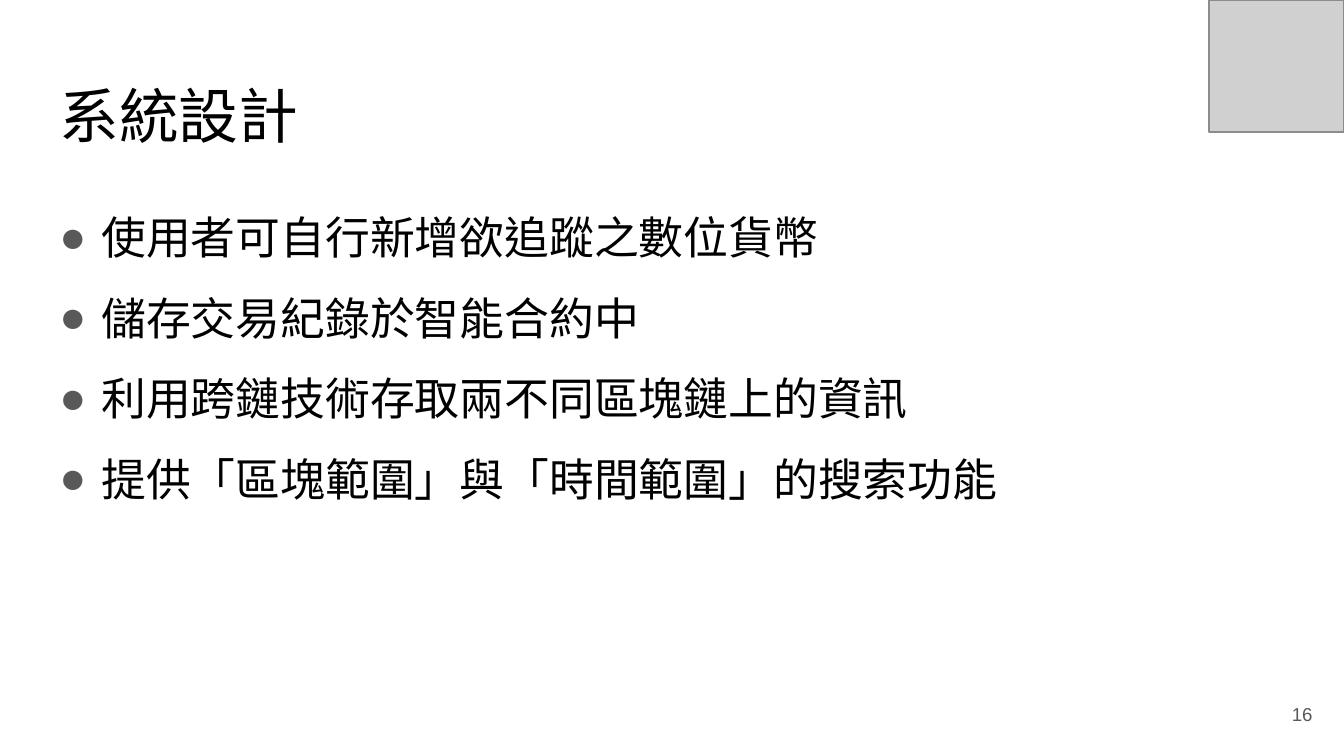
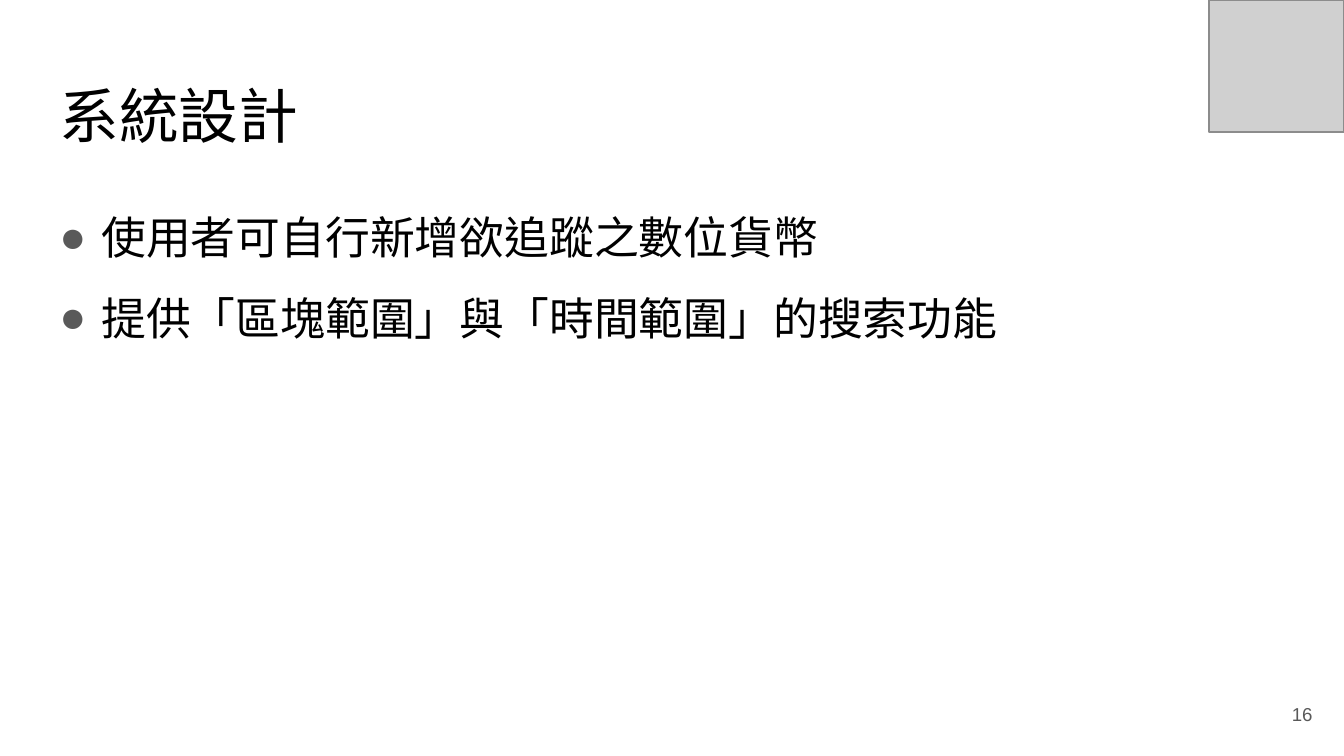
Before and after one commit to RyuChu/A-Decentralized-Digital-Currency-Tracing-Service, a slide deck: slide 16 of Documents/論文簡報_V3.pptx. Drawn at 1344x756 pixels with LibreOffice and Linux fonts; fonts in the diff are those of the drawing; grey boxes stand for pictures. Boxes give left, top, right and bottom in pixels: in the first picture for what was removed or moved away, otherwise in the second. Text is boxed around its words. In the diff, an @@ line names an element or a change of style, - is before the commit and + after.

```diff
--- a/Documents/論文簡報_V3.pptx
+++ b/Documents/論文簡報_V3.pptx
@@ text at <box>101,297,907,419</box>: paragraphs removed @@
-● 儲存交易紀錄於智能合約中
-● 利用跨鏈技術存取兩不同區塊鏈上的資訊
```
Also in this commit, not shown: 18 other slides changed.
